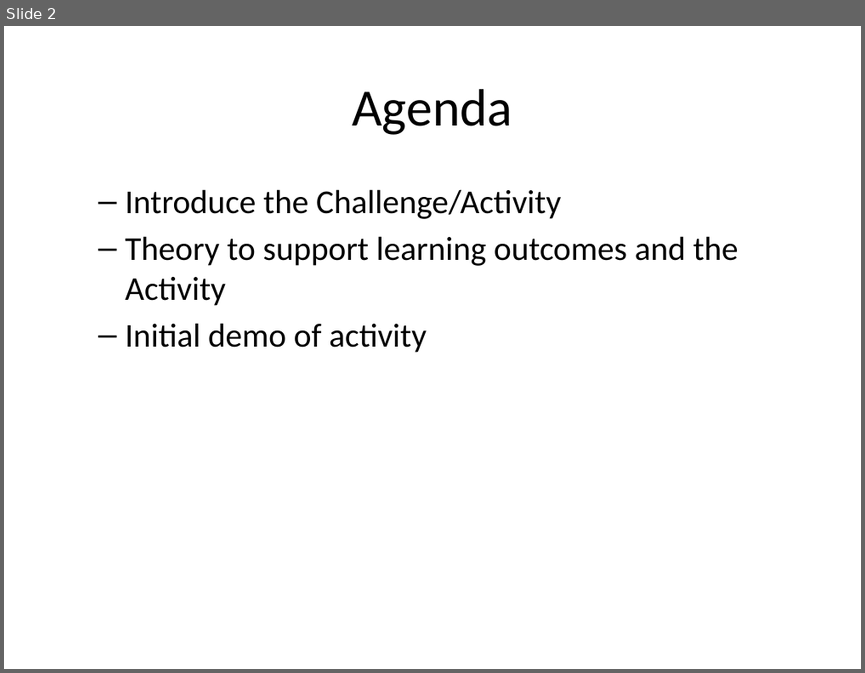
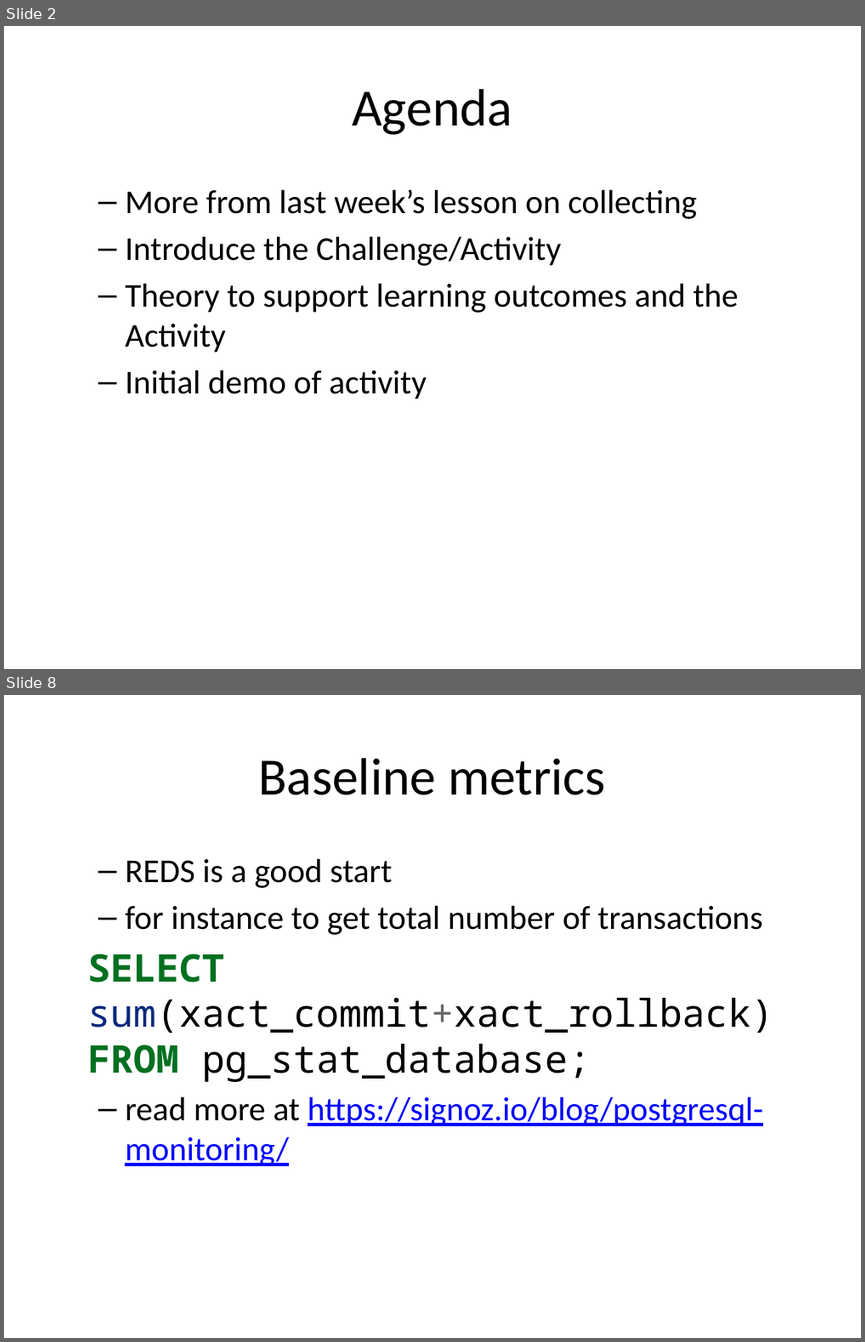
Before and after one commit to rhildred/INFO8985, a slide deck: database_analysis/slides.pptx. Shown one above the other, each under a label of ours: slide 2 before the commit, slides 2 and 8 after it; the slides between them are not shown. The pictures are 865x673 and 865x1342 pixels, drawn with LibreOffice and Linux fonts; fonts in the diff are those of the drawing. Boxes give left, top, right and bottom in pixels: in the first picture for what was removed or moved away, otherwise in the second. Text is boxed around its words. In the diff, an @@ line names an element or a change of style, - is before the commit and + after.

```diff
--- a/database_analysis/slides.pptx
+++ b/database_analysis/slides.pptx
@@ slide 8 added at (4,695,861,1338), background #FFFFFF @@
@@ title added at (258,758,606,795), 44 pt, text #000000 @@
+Baseline metrics
@@ text added at (87,858,773,1166), 28 pt, text #000000 @@
+  – REDS is a good start
+  – for instance to get total number of transactions
+SELECT sum(xact_commit+xact_rollback) FROM pg_stat_database;
+  – read more at https://signoz.io/blog/postgresql-monitoring/
@@ slide 2 changed as well @@
@@ text at (125,189,697,219): paragraph added @@
+  – More from last week’s lesson on collecting
```
Also in this commit, not shown: 1 other slide changed, 16 other slides added, 15 other files.
